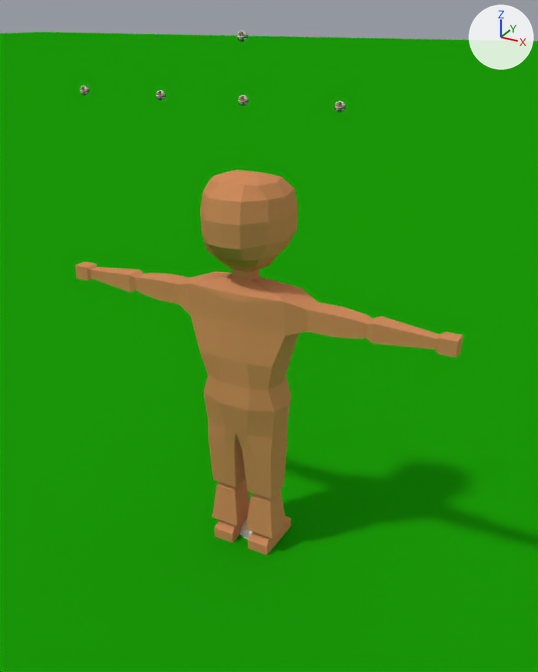
Before and after pictures for a commit that changed the Blender file player.blend.
The view is the same before and after, from a camera (50 mm lens) standing at (1.69, -2.89, 2.64) and looking at (0.05, 0.09, 1.15). The lights are fixed; the arrows at upper right show +X, +Y and +Z.

The first picture shows 'Attachment_Body', 'Attachment_Bop', 'Attachment_Clap', 'Attachment_Gyroscope', 'Attachment_Gyroscope.001', 'Attachment_Snope', 'Plane', 'model_player_v4'.
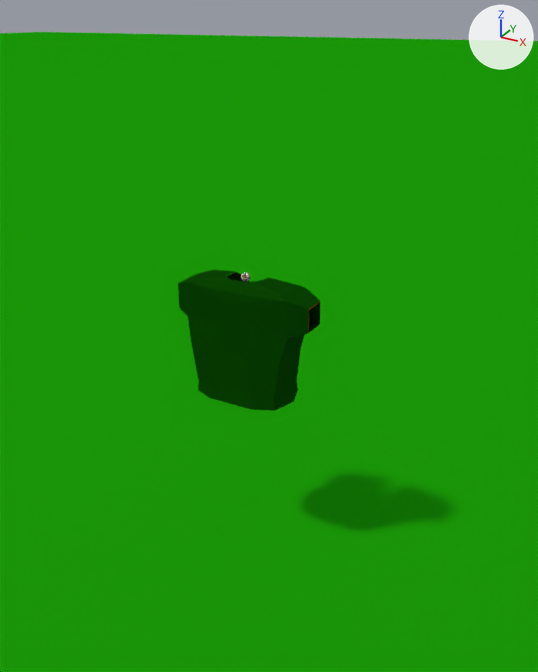
Commit message: Modify player

Changed parts and their boxes [x1, y1, x2, y2] in the pictures (538 x 672 px; the box of a moved part takes in the faces that stretch with it):
'model_player_v4', hidden (brown)
    before: [75, 170, 463, 555]
'Shirt', mesh moved (not visible before)
    after: [178, 270, 320, 411]
'Attachment_Body', hidden
    before: [240, 520, 253, 539]
'Attachment_Snope', deleted
    before: [334, 101, 346, 112]
'Attachment_Gyroscope.001', deleted
    before: [237, 30, 248, 42]
'Attachment_Gyroscope', deleted
    before: [238, 95, 249, 106]
'Attachment_Bop', deleted
    before: [156, 90, 166, 100]
'Attachment_Clap', deleted
    before: [80, 86, 90, 95]
part 1 of me_scene_003, moved or reshaped (not visible afterwards)
    before: [208, 438, 287, 538]

What the commit changed:
me_scene_003 has 672 vertices, 788 faces and spans x -1.02..1.02, y -0.25..0.21, z 0.0..1.98.
me_scene_003 is used by ob_model_player_v4.
me_scene_003 part 1: all 48 vertices in x -0.19..0.19, y -0.12..0.02, z 0.31..0.35 are moved by (0.0, 0.0, 0.03).
me_scene_006 has 271 vertices, 282 faces and spans x -0.35..0.363, y -0.159..0.164, z -0.597..0.008.
me_scene_006 is used by ob_shirt; location (0.0, 0.0, 0.0).
me_scene_006 part 2: the whole mesh is moved by (0.0, -0.045, 1.493).
Object 'model_player_v4' (ob_model_player_v4) is now hidden.
Object 'Attachment_Body' (ob_attachment_body) is now hidden.
Object 'Attachment_Gyroscope' (ob_attachment_gyroscope) is deleted.
Object 'Attachment_Snope' (ob_attachment_snope) is deleted.
Object 'Attachment_Clap' (ob_attachment_clap) is deleted.
Object 'Attachment_Bop' (ob_attachment_bop) is deleted.
Object 'Attachment_Gyroscope.001' (ob_attachment_gyroscope_001) is deleted.
